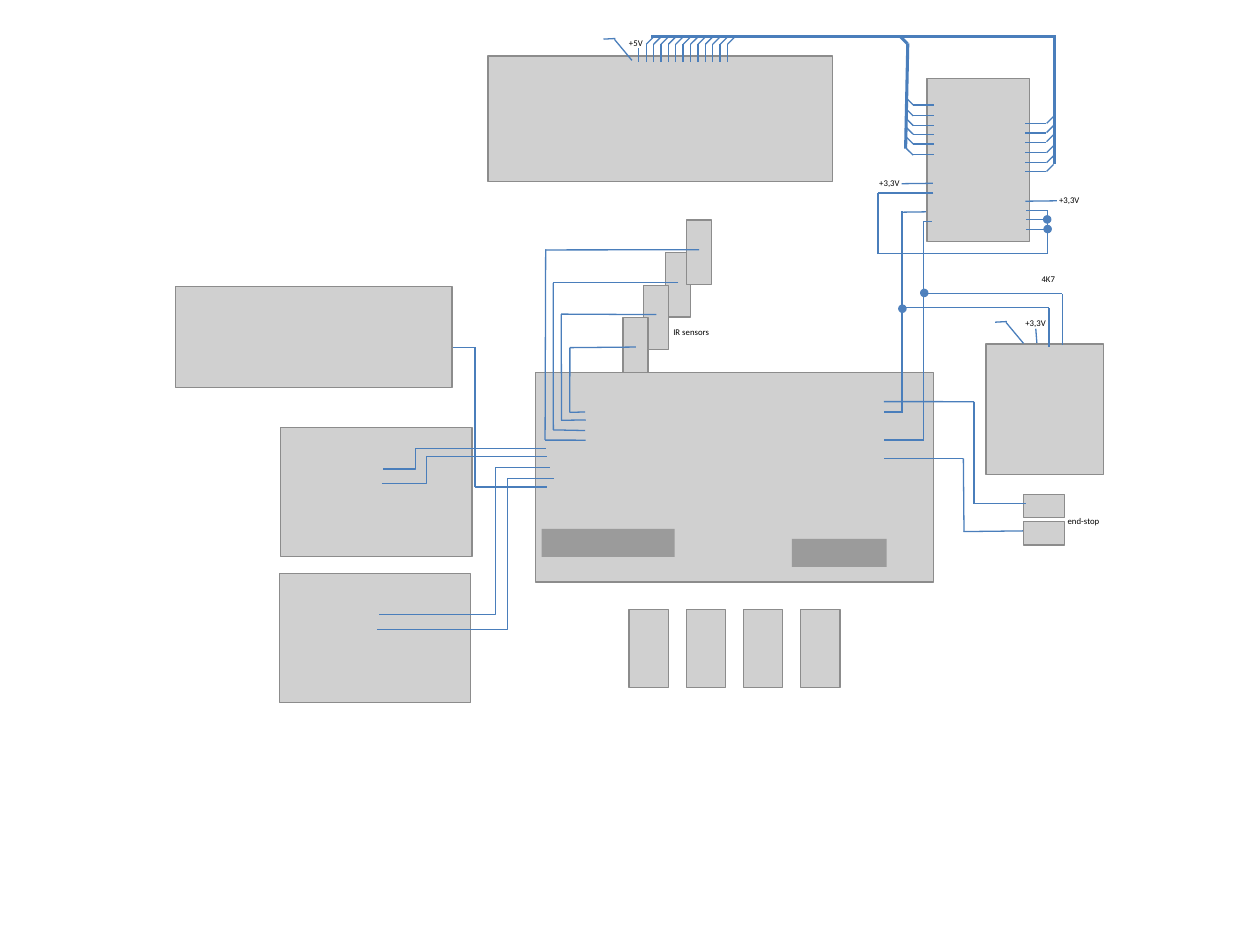
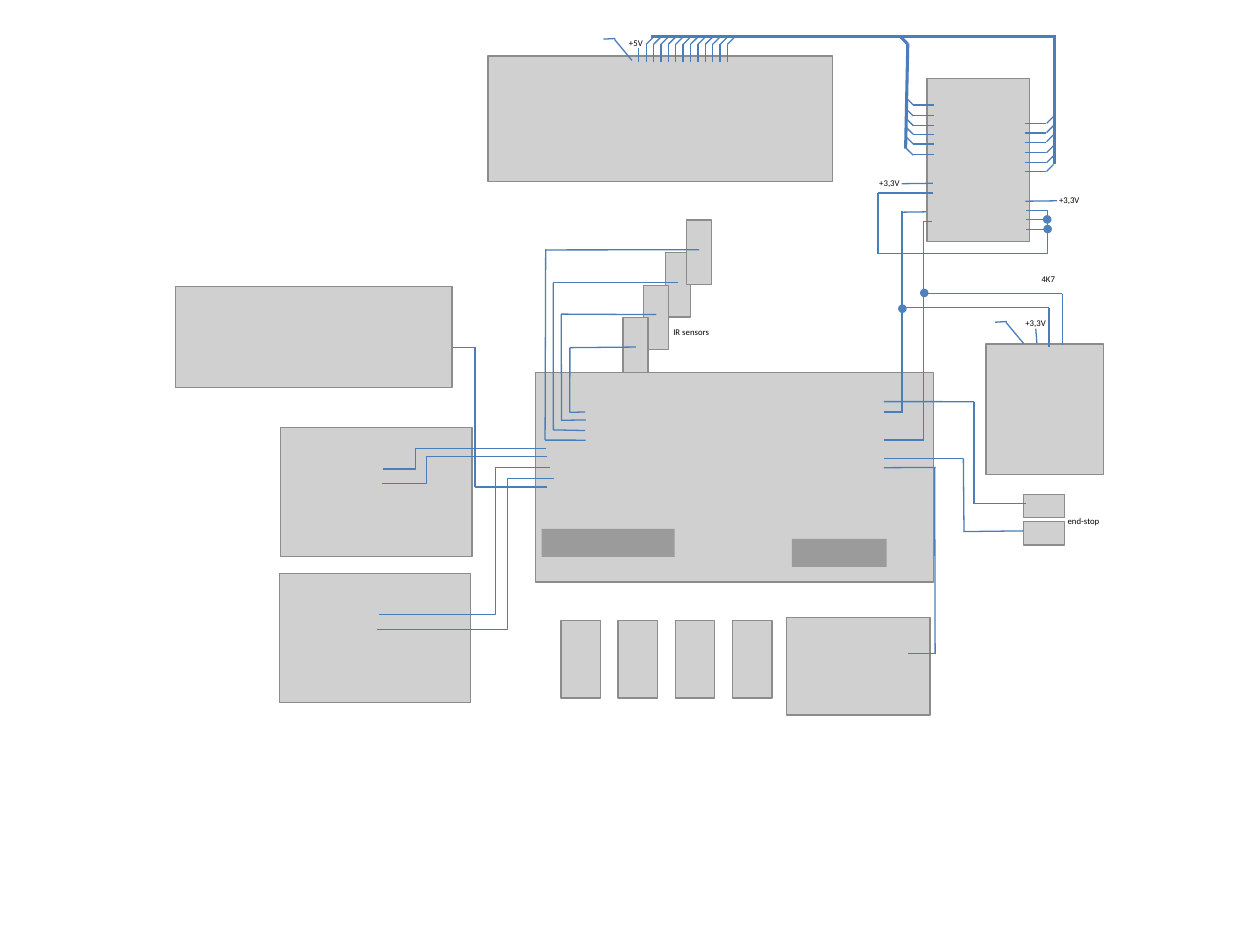
Before and after one commit to kjlisby/train_elevator, a slide deck: slide 5 of Diagram.pptx. Drawn at 1260x945 pixels with LibreOffice and Linux fonts; fonts in the diff are those of the drawing; grey boxes stand for pictures; background and template pictures are left out. Boxes give left, top, right and bottom in pixels: in the first picture for what was removed or moved away, otherwise in the second. Text is boxed around its words. In the diff, an @@ line names an element or a change of style, - is before the commit and + after.

```diff
--- a/Diagram.pptx
+++ b/Diagram.pptx
@@ line added from (936, 467) to (885, 467), #4B7EBC 0.75 pt @@
@@ line added from (935, 653) to (935, 467), #4B7EBC 0.75 pt @@
@@ 4 pictures: place and size @@
-4 pictures at box(629, 610, 839, 688)
+4 pictures at box(561, 620, 771, 698)
@@ picture added at box(786, 617, 930, 714) @@
@@ line added from (936, 654) to (908, 654), #4B7EBC 0.75 pt @@
```
Also in this commit, not shown: 7 other files.
